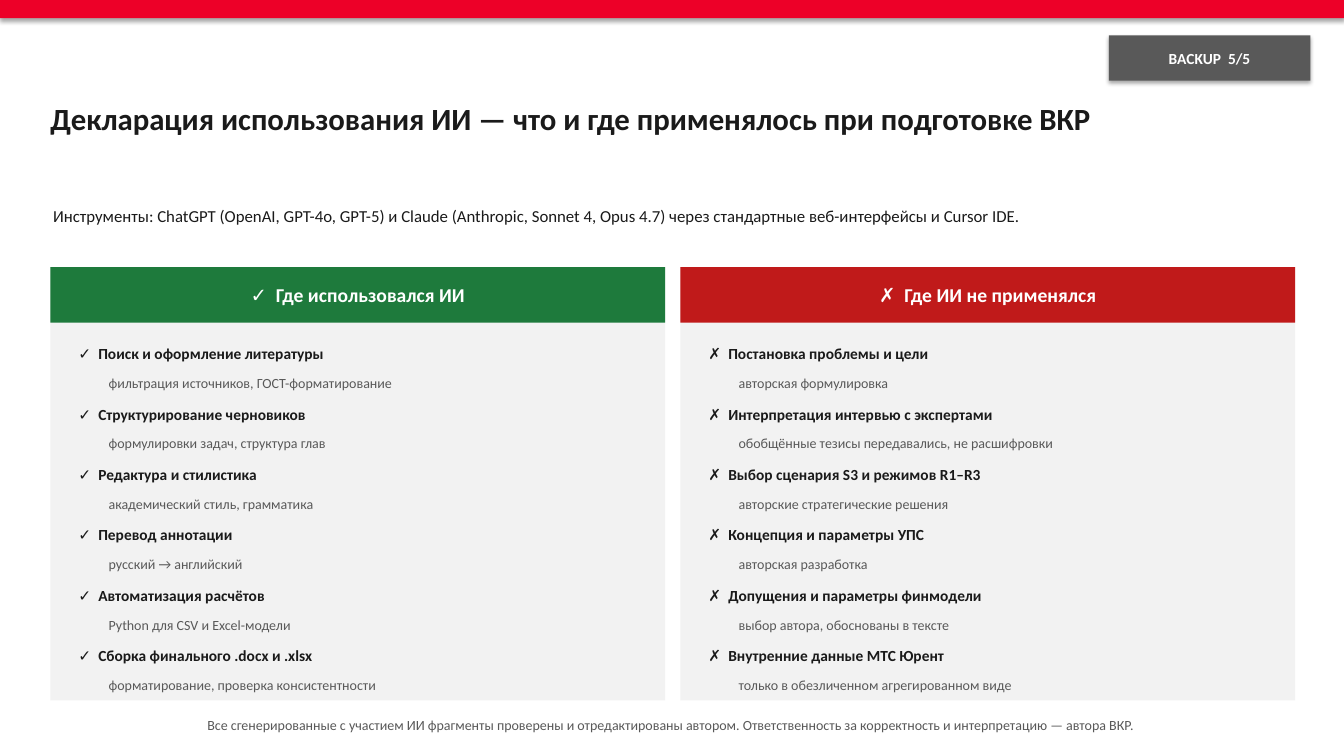
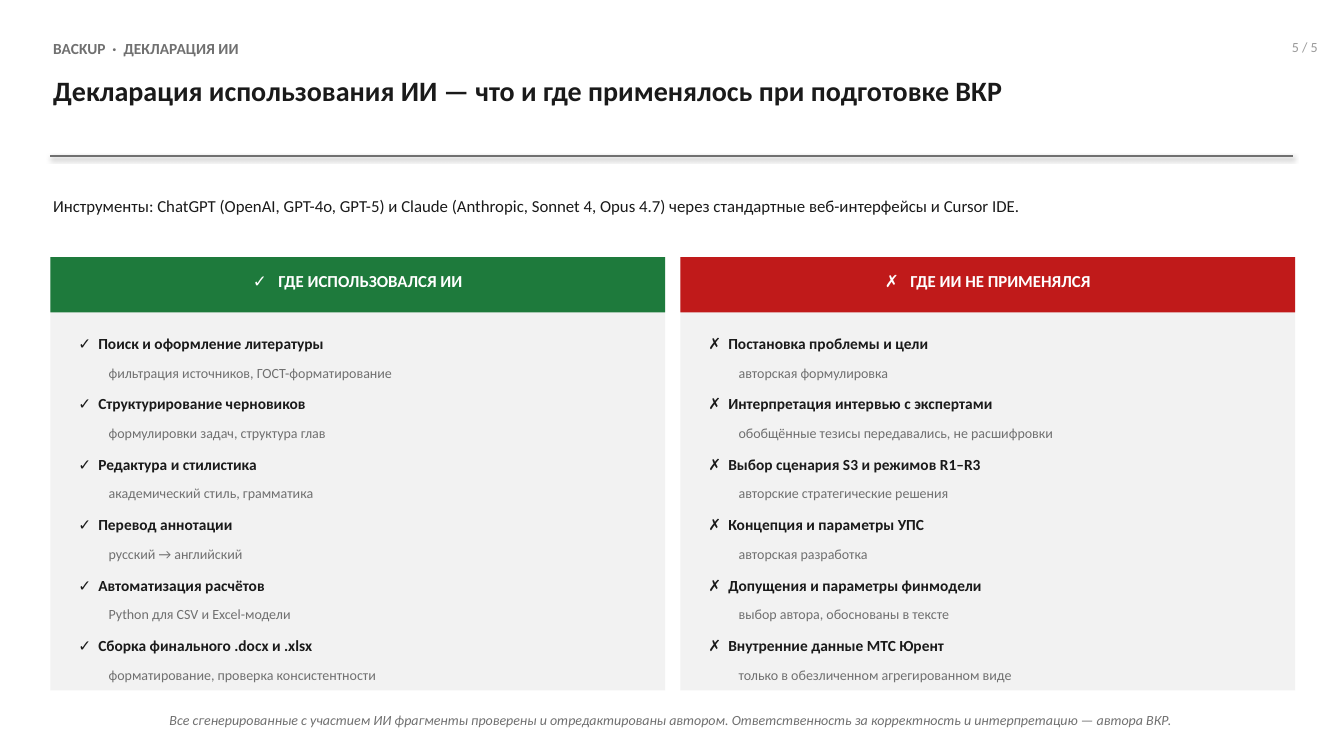
Before and after one commit to alalolop3-hue/-, a slide deck: slide 21 of vkr/VKR_presentation.pptx. Drawn at 1344x756 pixels with LibreOffice and Linux fonts; fonts in the diff are those of the drawing. Boxes give left, top, right and bottom in pixels: in the first picture for what was removed or moved away, otherwise in the second. Text is boxed around its words. In the diff, an @@ line names an element or a change of style, - is before the commit and + after.

```diff
--- a/vkr/VKR_presentation.pptx
+++ b/vkr/VKR_presentation.pptx
@@ rectangle removed at [0,0,1344,18] @@
@@ text added at [53,44,238,57], 11 pt, text #707070, bold @@
+BACKUP · ДЕКЛАРАЦИЯ ИИ
@@ text "5 / 5": place and size @@
-text "5 / 5" at [1109,35,1311,81]
+text "5 / 5" at [1292,43,1318,52]
@@ text "5 / 5" at [1292,43,1318,52]: vertical alignment middle to top; fill #595959 to none; shadow off @@
@@ text at [1292,43,1318,52]: text changed; size 11 to 10 pt; text colour #FFFFFF to #9A9A9A; bold off @@
-BACKUP 5/5
+5 / 5
@@ text "Декларация использования ИИ — что ...": place and size @@
-text "Декларация использования ИИ — что ..." at [50,110,1090,135]
+text "Декларация использования ИИ — что ..." at [53,83,1001,106]
@@ text "Декларация использования ИИ — что ..." at [53,83,1001,106]: size 22 to 20 pt; line spacing 1.1 to 1.15 @@
@@ line added from (50, 156) to (1294, 156), #707070 1.5 pt @@
@@ 25 texts, 4 rectangles: place and size @@
-25 texts, 4 rectangles at [50,210,1296,701]
+25 texts, 4 rectangles at [50,200,1296,691]
@@ text at [278,276,462,290]: text changed; size 14 to 12 pt @@
-✓ Где использовался ИИ
+✓ ГДЕ ИСПОЛЬЗОВАЛСЯ ИИ
@@ text at [910,276,1091,290]: text changed; size 14 to 12 pt @@
-✗ Где ИИ не применялся
+✗ ГДЕ ИИ НЕ ПРИМЕНЯЛСЯ
@@ text colour #595959 to #707070 in 12 elements at [109,368,392,380], [109,428,326,440], [109,488,313,500], [109,609,290,621], [739,428,1053,440], [739,491,948,500], [739,609,949,621], [109,549,242,561], [109,670,376,682], [739,368,889,380], [739,549,868,561], [739,670,1012,682] @@
@@ text "Все сгенерированные с участием ИИ ..." at [169,715,1171,727]: text colour #595959 to #707070, italic on @@
```
Also in this commit, not shown: 9 other slides changed, 11 slides added, 11 slides removed, 5 other files.
